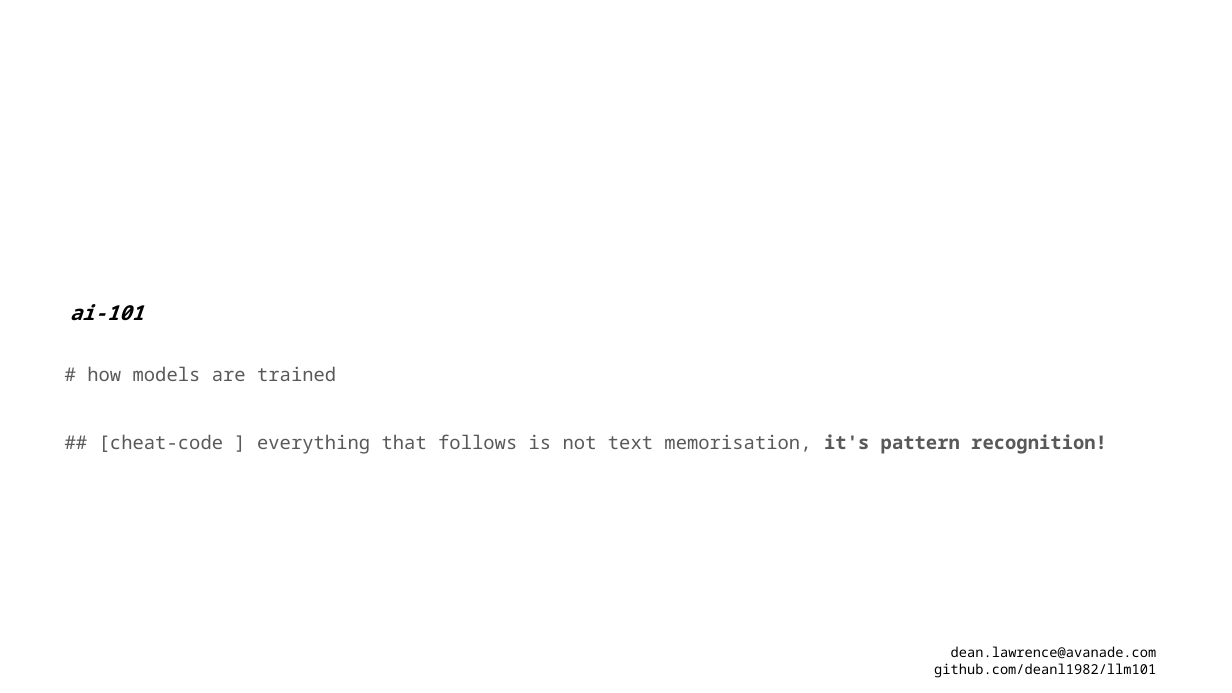
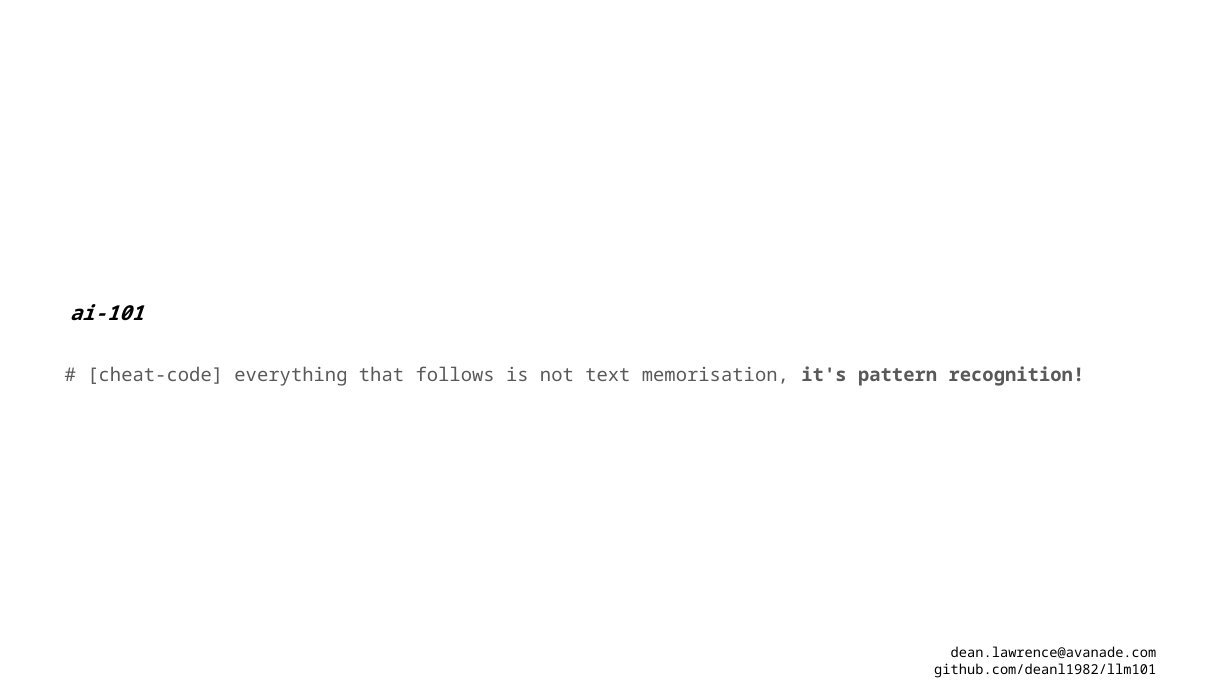
Before and after one commit to deanl1982/llm101, a slide deck: slide 2 of llm101.pptx (slide 3 before the commit). Drawn at 1232x693 pixels with LibreOffice and Linux fonts; fonts in the diff are those of the drawing. Boxes give left, top, right and bottom in pixels: in the first picture for what was removed or moved away, otherwise in the second. Text is boxed around its words. In the diff, an @@ line names an element or a change of style, - is before the commit and + after.

Commit message:
Updated PPT to v0.4

```diff
--- a/llm101.pptx
+++ b/llm101.pptx
@@ text at <box>87,366,1085,386</box>: text changed @@
-# how models are trained
-## [cheat-code ] everything that follows is not text memorisation, it's pattern recognition!
+# [cheat-code] everything that follows is not text memorisation, it's pattern recognition!
```
Also in this commit, not shown: 3 other slides changed.
